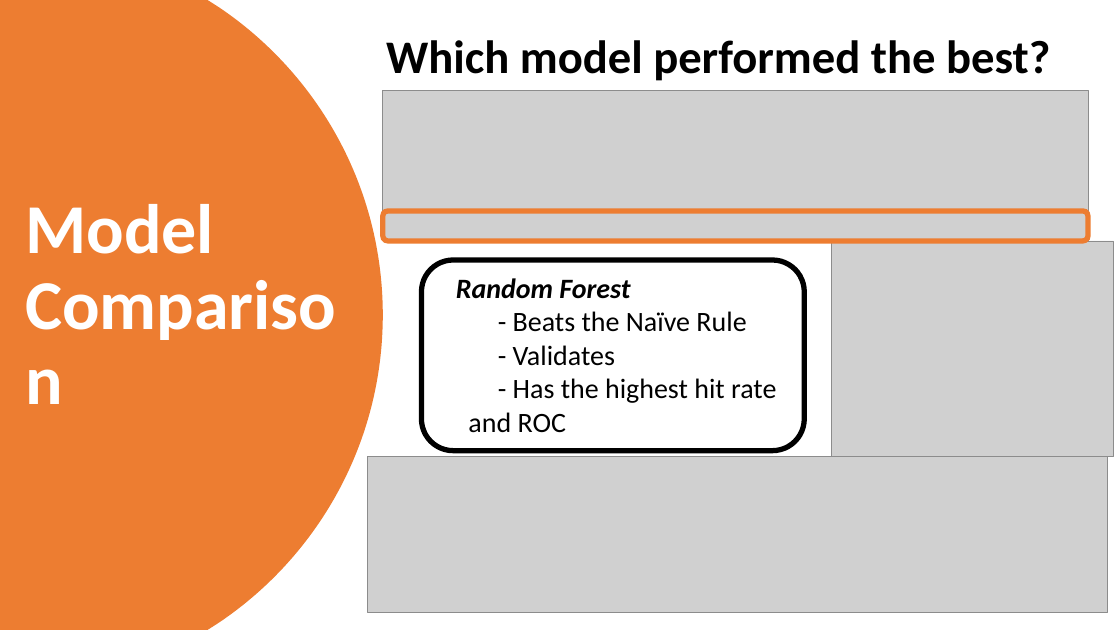
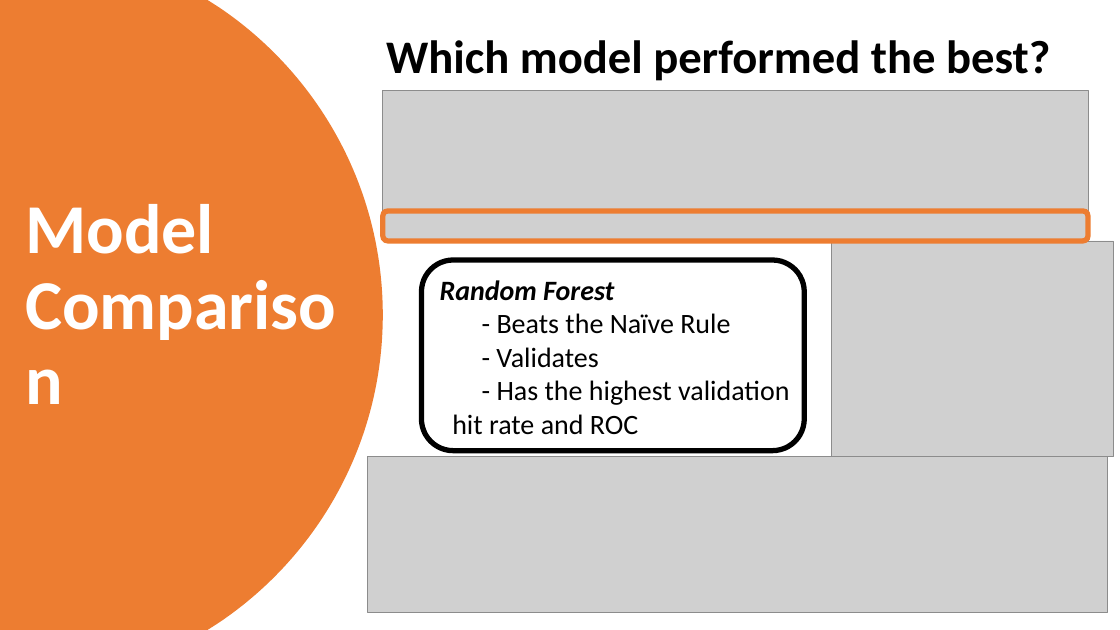
Before and after one commit to tayrotayro/Machine-Learning-Project-ISDS-7070, a slide deck: slide 28 of ckd_presentation.pptx. Drawn at 1120x630 pixels with LibreOffice and Linux fonts; fonts in the diff are those of the drawing; grey boxes stand for pictures. Boxes give left, top, right and bottom in pixels: in the first picture for what was removed or moved away, otherwise in the second. Text is boxed around its words. In the diff, an @@ line names an element or a change of style, - is before the commit and + after.

```diff
--- a/ckd_presentation.pptx
+++ b/ckd_presentation.pptx
@@ text "Random Forest": place and size @@
-text "Random Forest" at (456,278,776,433)
+text "Random Forest" at (440,280,789,435)
@@ text at (452,380,789,435): text changed @@
-- Has the highest hit rate and ROC
+- Has the highest validation hit rate and ROC
```
Also in this commit, not shown: 13 other slides changed, 2 slides removed, 1 other file.
